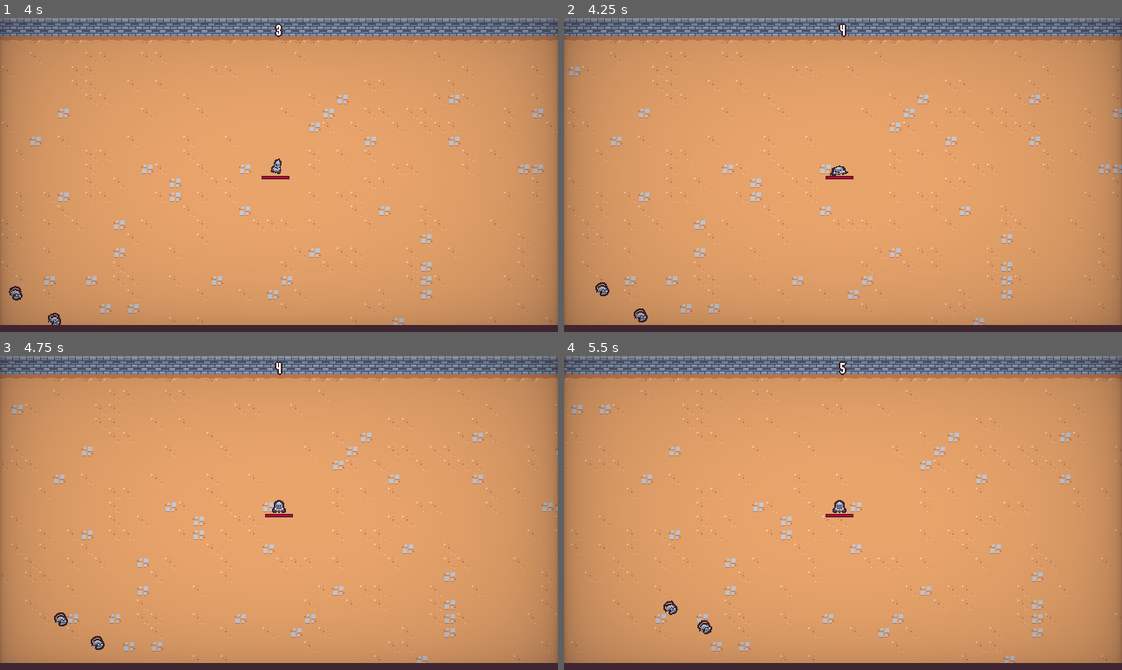
Above: before the commit, frames 1-4 (two rows, left to right).
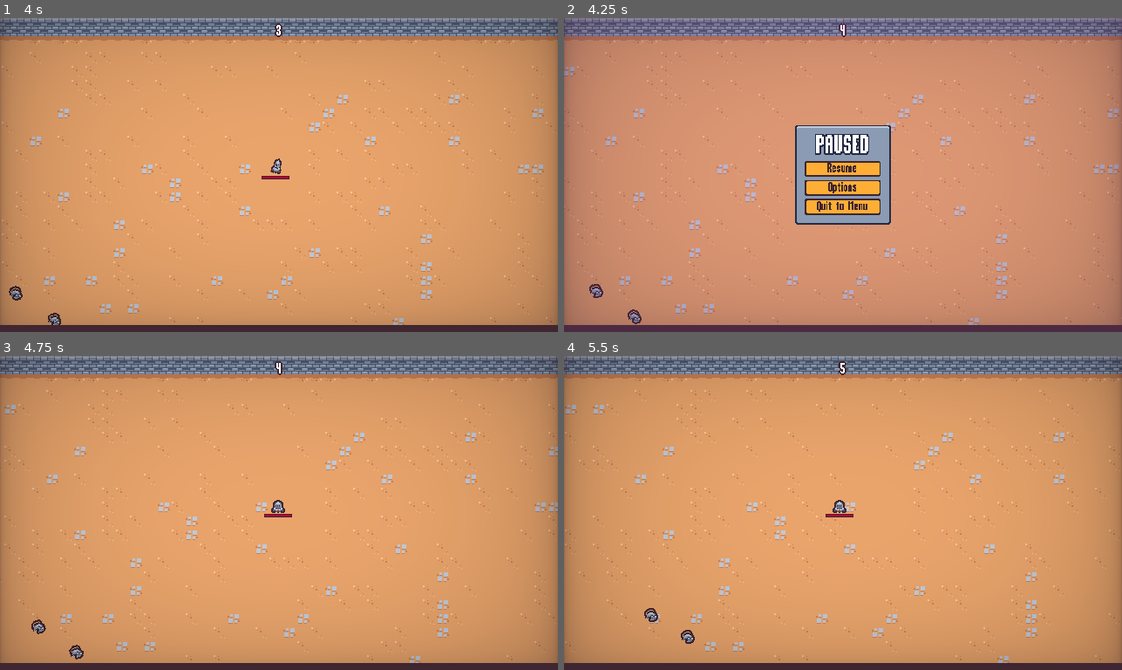
Above: after the commit, the same moments.

Repository: SugarF0x/2D-survivor-course
Game: Godot game, scene res://scenes/main/main.tscn
Two runs of this game, one before a commit and one after it. Both use one fixed random seed, a clock stepped at 60 frames per second and the inputs below. This scene is started directly instead of the project's main scene. Sound files missing from this copy of the repository are replaced by a short silence.
Inputs (mouse positions are in pixels of both pictures, inside the frame that each line leads up to):
- Up to frame 1 (4 s): move the mouse to (401, 159) at 0.52 s; press the mouse at (401, 159) at 0.53 s; hold D (move_right) 0.53-1.28 s; move the mouse to (167, 190) at 1.27 s; release the mouse at (167, 190) at 1.28 s; hold S (move_down) 1.28-2.03 s; click (167, 190) at 1.35 s; move the mouse to (334, 105) at 2.02 s; press the mouse at (334, 105) at 2.03 s; hold D (move_right) 2.03-2.78 s; move the mouse to (251, 237) at 2.77 s; release the mouse at (251, 237) at 2.78 s; hold W (move_up) 2.78-3.53 s; click (251, 237) at 2.85 s; move the mouse to (446, 222) at 3.52 s; press the mouse at (446, 222) at 3.53 s; hold A (move_left) from 3.53 s (still down)
- Up to frame 2 (4.25 s): keep holding A (move_left); tap Escape (pause, bound only after the commit) at 4.15 s
- Up to frame 3 (4.75 s): release A (move_left) at 4.25 s; release the mouse at (446, 560) at 4.25 s; click (279, 506) at 4.25 s, where only the run after the commit has a clickable "Resume"
- Up to frame 4 (5.5 s): move the mouse to (675, 465) at 5.02 s; hold A (move_left) from 5.03 s (still down); click (675, 465) at 5.1 s

Frame 1 is identical in both runs. In frame 2, 12% of the frame differs, in the area x 0-100%, y 0-98%; in frame 3, 5.9%; in frame 4, 6.5%.

Commit message:
add pause menu

Diff:
--- a/project.godot
+++ b/project.godot
@@ -70,6 +70,11 @@
 "events": [Object(InputEventMouseButton,"resource_local_to_scene":false,"resource_name":"","device":-1,"window_id":0,"a …(236 unchanged characters)…
 ]
 }
+pause={
+"deadzone": 0.5,
+"events": [Object(InputEventKey,"resource_local_to_scene":false,"resource_name":"","device":-1,"window_id":0,"alt_pressed":false,"shift_pressed":false,"ctrl_pressed":false,"meta_pressed":false,"pressed":false,"keycode":0,"physical_keycode":4194305,"key_label":0,"unicode":0,"echo":false,"script":null)
+]
+}
 
 [layer_names]
 
--- a/scenes/main/main.gd
+++ b/scenes/main/main.gd
@@ -4,8 +4,18 @@
 
 @onready var player = %Player
 
+var pause_menu_scene = preload("res://scenes/ui/pause_menu.tscn")
+
 func _ready():
 	player.health_component.died.connect(on_player_died)
+
+
+func _unhandled_input(event):
+	if not event.is_action_pressed('pause'): return
+
+	add_child(pause_menu_scene.instantiate())
+	get_tree().root.set_input_as_handled()
+
 
 func on_player_died():
 	var end_screen_instance = end_screen_scene.instantiate()
--- a/scenes/ui/options_menu.tscn
+++ b/scenes/ui/options_menu.tscn
@@ -1,10 +1,12 @@
-[gd_scene load_steps=4 format=3 uid="uid://cqpd8wd23wv3j"]
+[gd_scene load_steps=5 format=3 uid="uid://cqpd8wd23wv3j"]
 
 [ext_resource type="Script" path="res://scenes/ui/options_menu.gd" id="1_titve"]
 [ext_resource type="TileSet" uid="uid://mggajm5jt6xg" path="res://resources/tileset.tres" id="2_dr0t5"]
 [ext_resource type="PackedScene" uid="uid://dx41vbtn8htxd" path="res://scenes/ui/sound_button.tscn" id="3_k32e3"]
+[ext_resource type="PackedScene" uid="uid://dl1o1sp0rkqbm" path="res://scenes/ui/vignette.tscn" id="4_ylwpr"]
 
 [node name="OptionsMenu" type="CanvasLayer"]
+layer = 2
 script = ExtResource("1_titve")
 
 [node name="TileMap" type="TileMap" parent="."]
@@ -101,3 +103,6 @@
 layout_mode = 2
 size_flags_horizontal = 0
 text = "Back"
+
+[node name="Vignette" parent="." instance=ExtResource("4_ylwpr")]
+layer = 3
--- /dev/null
+++ b/scenes/ui/pause_menu.gd
@@ -0,0 +1,66 @@
+extends CanvasLayer
+
+@onready var animation_player = $AnimationPlayer
+@onready var panel_container = $MarginContainer/PanelContainer
+@onready var resume_button = %ResumeButton
+@onready var options_button = %OptionsButton
+@onready var quit_button = %QuitButton
+
+var options_scene: PackedScene = preload('res://scenes/ui/options_menu.tscn')
+
+var is_closing = false
+
+
+func _ready():
+	get_tree().paused = true
+
+	resume_button.pressed.connect(close)
+	options_button.pressed.connect(on_options_button_pressed)
+	quit_button.pressed.connect(on_quit_button_pressed)
+
+	animation_player.play('default')
+
+	panel_container.pivot_offset = panel_container.size / 2
+
+	var tween = create_tween()
+	tween.tween_property(panel_container, "scale", Vector2.ZERO, 0)
+	tween.tween_property(panel_container, "scale", Vector2.ONE, .3)\
+		.set_ease(Tween.EASE_OUT).set_trans(Tween.TRANS_BACK)
+
+
+func _unhandled_input(event):
+	if not event.is_action_pressed('pause'): return
+
+	get_tree().root.set_input_as_handled()
+	close()
+
+
+func close():
+	if is_closing: return
+	is_closing = true
+
+	animation_player.play_backwards('default')
+
+	var tween = create_tween()
+	tween.tween_property(panel_container, "scale", Vector2.ZERO, .3)\
+		.set_ease(Tween.EASE_IN).set_trans(Tween.TRANS_BACK)
+
+	await tween.finished
+
+	get_tree().paused = false
+	queue_free()
+
+
+func on_options_button_pressed():
+	var options_instance = options_scene.instantiate()
+	add_child(options_instance)
+	options_instance.back_pressed.connect(on_options_closed.bind(options_instance))
+
+
+func on_options_closed(node: Node):
+	node.queue_free()
+
+
+func on_quit_button_pressed():
+	get_tree().paused = false
+	get_tree().change_scene_to_file("res://scenes/ui/main_menu.tscn")
--- /dev/null
+++ b/scenes/ui/pause_menu.tscn
@@ -0,0 +1,107 @@
+[gd_scene load_steps=6 format=3 uid="uid://bw421ahbchs3h"]
+
+[ext_resource type="Script" path="res://scenes/ui/pause_menu.gd" id="1_4wl8x"]
+[ext_resource type="PackedScene" uid="uid://dx41vbtn8htxd" path="res://scenes/ui/sound_button.tscn" id="4_q4stc"]
+
+[sub_resource type="Animation" id="Animation_r2xu0"]
+length = 0.001
+tracks/0/type = "value"
+tracks/0/imported = false
+tracks/0/enabled = true
+tracks/0/path = NodePath("ColorRect:modulate")
+tracks/0/interp = 1
+tracks/0/loop_wrap = true
+tracks/0/keys = {
+"times": PackedFloat32Array(0),
+"transitions": PackedFloat32Array(1),
+"update": 0,
+"values": [Color(1, 1, 1, 1)]
+}
+
+[sub_resource type="Animation" id="Animation_qm0g0"]
+resource_name = "default"
+length = 0.15
+step = 0.05
+tracks/0/type = "value"
+tracks/0/imported = false
+tracks/0/enabled = true
+tracks/0/path = NodePath("ColorRect:modulate")
+tracks/0/interp = 2
+tracks/0/loop_wrap = true
+tracks/0/keys = {
+"times": PackedFloat32Array(0, 0.15),
+"transitions": PackedFloat32Array(1, 1),
+"update": 0,
+"values": [Color(1, 1, 1, 0), Color(1, 1, 1, 1)]
+}
+
+[sub_resource type="AnimationLibrary" id="AnimationLibrary_extkt"]
+_data = {
+"RESET": SubResource("Animation_r2xu0"),
+"default": SubResource("Animation_qm0g0")
+}
+
+[node name="PauseMenu" type="CanvasLayer"]
+process_mode = 3
+script = ExtResource("1_4wl8x")
+
+[node name="AnimationPlayer" type="AnimationPlayer" parent="."]
+libraries = {
+"": SubResource("AnimationLibrary_extkt")
+}
+
+[node name="ColorRect" type="ColorRect" parent="."]
+anchors_preset = 15
+anchor_right = 1.0
+anchor_bottom = 1.0
+grow_horizontal = 2
+grow_vertical = 2
+color = Color(0.607843, 0.298039, 0.639216, 0.352941)
+
+[node name="MarginContainer" type="MarginContainer" parent="."]
+anchors_preset = 15
+anchor_right = 1.0
+anchor_bottom = 1.0
+grow_horizontal = 2
+grow_vertical = 2
+
+[node name="PanelContainer" type="PanelContainer" parent="MarginContainer"]
+layout_mode = 2
+size_flags_horizontal = 4
+size_flags_vertical = 4
+
+[node name="MarginContainer" type="MarginContainer" parent="MarginContainer/PanelContainer"]
+layout_mode = 2
+theme_override_constants/margin_left = 8
+theme_override_constants/margin_top = 8
+theme_override_constants/margin_right = 8
+theme_override_constants/margin_bottom = 8
+
+[node name="VBoxContainer" type="VBoxContainer" parent="MarginContainer/PanelContainer/MarginContainer"]
+custom_minimum_size = Vector2(100, 2.08165e-12)
+layout_mode = 2
+size_flags_horizontal = 4
+size_flags_vertical = 4
+
+[node name="Label" type="Label" parent="MarginContainer/PanelContainer/MarginContainer/VBoxContainer"]
+layout_mode = 2
+theme_type_variation = &"BlueOutlineLabel"
+theme_override_font_sizes/font_size = 32
+text = "PAUSED"
+horizontal_alignment = 1
+
+[node name="ResumeButton" parent="MarginContainer/PanelContainer/MarginContainer/VBoxContainer" instance=ExtResource("4_q4stc")]
+unique_name_in_owner = true
+layout_mode = 2
+text = "Resume
+"
+
+[node name="OptionsButton" parent="MarginContainer/PanelContainer/MarginContainer/VBoxContainer" instance=ExtResource("4_q4stc")]
+unique_name_in_owner = true
+layout_mode = 2
+text = "Options"
+
+[node name="QuitButton" parent="MarginContainer/PanelContainer/MarginContainer/VBoxContainer" instance=ExtResource("4_q4stc")]
+unique_name_in_owner = true
+layout_mode = 2
+text = "Quit to Menu"
Not shown: 2 places in scenes/game_object/basic_enemy/basic_enemy.tscn that only renumber resources
Not shown: 2 places in scenes/game_object/wizard_enemy/wizard_enemy.tscn that only renumber resources
